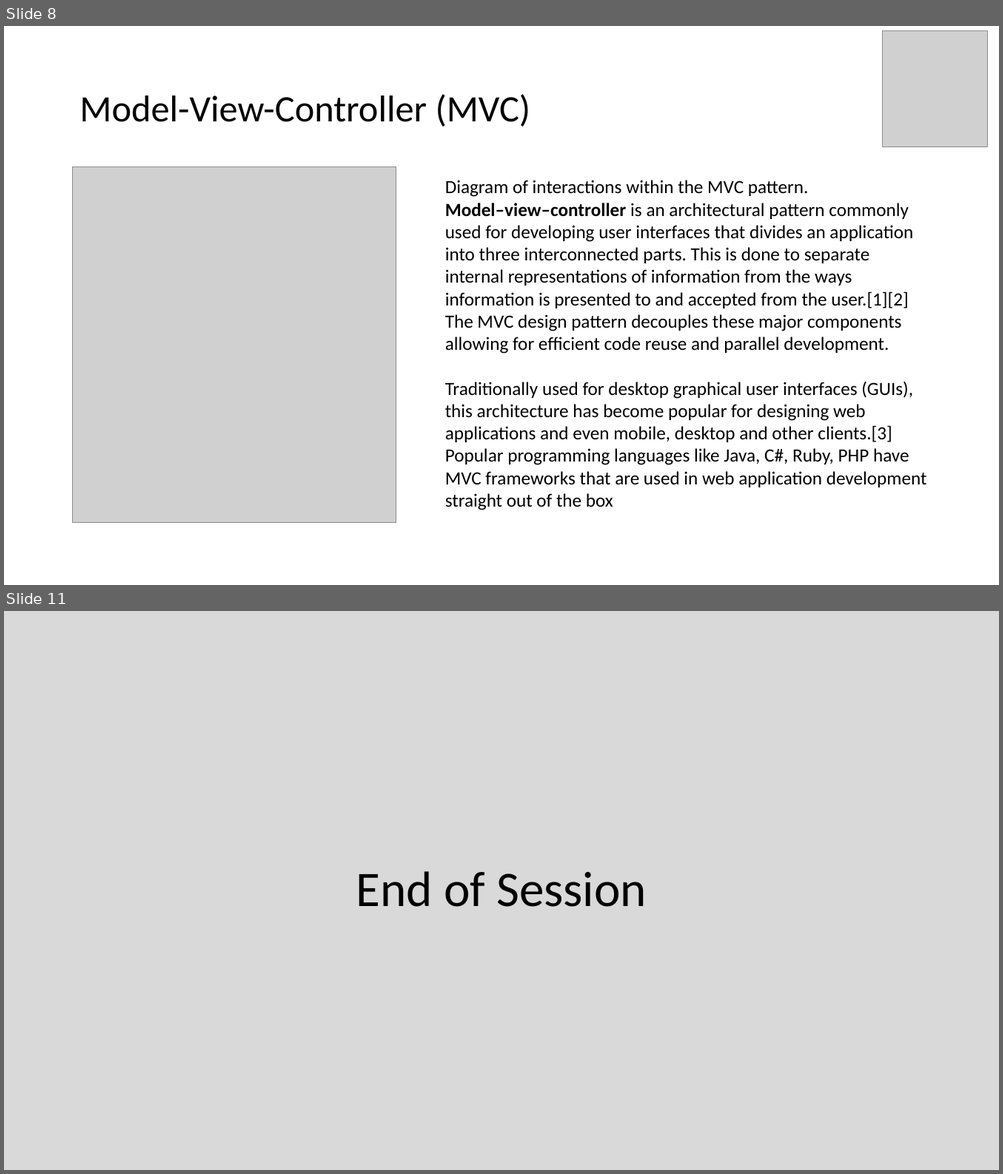
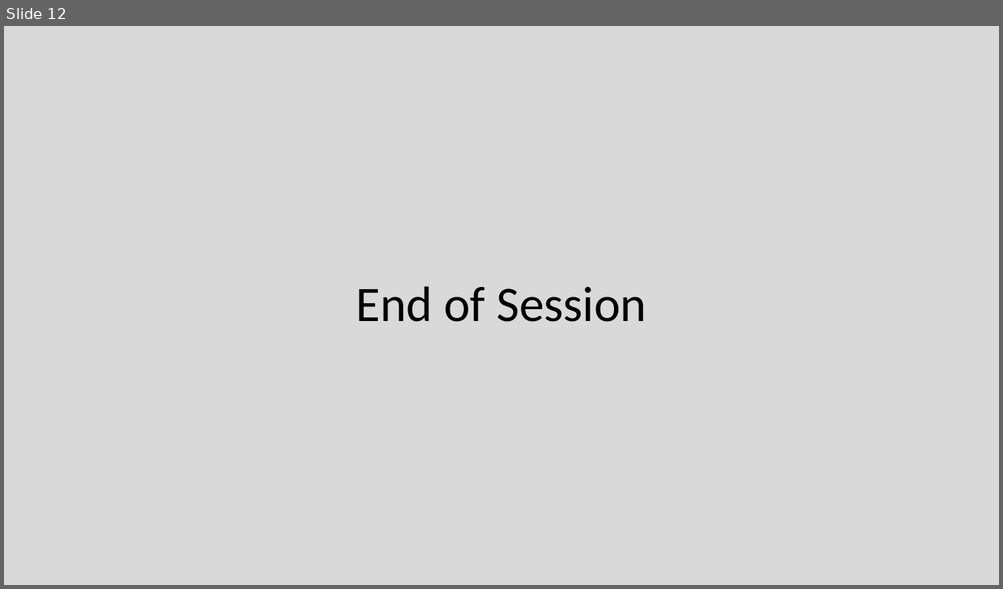
Before and after one commit to EricJPogue/CPSC-24500, a slide deck: lecture-slides/2019-09-06-oop.pptx. Shown one above the other, each under a label of ours: slides 8 and 11 before the commit, slide 12 after it; the slides between them are not shown. The pictures are 1003x1174 and 1003x589 pixels, drawn with LibreOffice and Linux fonts; fonts in the diff are those of the drawing; grey boxes stand for pictures. Boxes give left, top, right and bottom in pixels: in the first picture for what was removed or moved away, otherwise in the second. Text is boxed around its words. In the diff, an @@ line names an element or a change of style, - is before the commit and + after.

```diff
--- a/lecture-slides/2019-09-06-oop.pptx
+++ b/lecture-slides/2019-09-06-oop.pptx
@@ slide 8 removed at (x1=4, y1=26, x2=999, y2=585), background #FFFFFF @@
@@ picture removed at (x1=882, y1=31, x2=987, y2=147) @@
@@ title removed at (x1=79, y1=94, x2=531, y2=127) @@
-Model-View-Controller (MVC)
@@ picture removed at (x1=73, y1=167, x2=396, y2=524) @@
@@ text removed at (x1=445, y1=180, x2=927, y2=511) @@
-Diagram of interactions within the MVC pattern.
-Model–view–controller is an architectural pattern commonly used for developing user interfaces that divides an application into three interconnected parts. This is done to separate internal representations of information from the ways information is presented to and accepted from the user.[1][2] The MVC design pattern decouples these major components allowing for efficient code reuse and parallel development.
-Traditionally used for desktop graphical user interfaces (GUIs), this architecture has become popular for designing web applications and even mobile, desktop and other clients.[3] Popular programming languages like Java, C#, Ruby, PHP have MVC frameworks that are used in web application development straight out of the box
@@ what was slide 11 is now slide 12 @@
```
Also in this commit, not shown: 4 slides changed, 10 slides added, 5 other slides removed, 3 other files.
